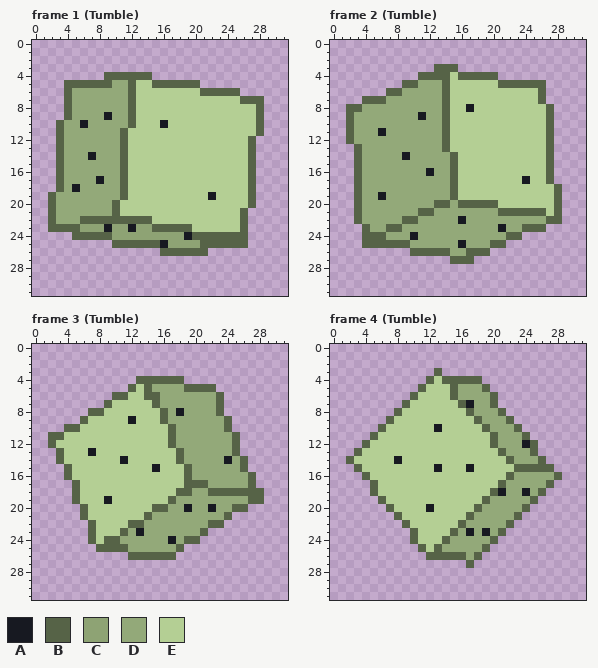
File history of a pixel-art file, assets/source/aseprite/rolls/lucky_d6.aseprite. The picture above is the old version.
32x32 pixels, 24 frames. Colours within 5 levels of each other are drawn and written as one. Shown: frame 1 (Tumble), frame 2 (Tumble), frame 3 (Tumble), frame 4 (Tumble). The commit also changed other frames, which this record leaves out.
Palette (. is transparent): A #171921  B #566347  C #8ea374  D #93a979  E #b4cf94
Pixels before, frame 1 (Tumble), first column x 2:
 4 .......BBBBBB..............
 5 ..BBBBBBDDBEEBBBBBB........
 6 ..BDDDDDDDBEEEEEEEEBBBBB...
 7 ..BDDDDDDDBEEEEEEEEEEEEEBBB
 8 ..BDDDDDDDBEEEEEEEEEEEEEEEB
 9 ..BDDDDADDBEEEEEEEEEEEEEEEB
10 .BDDADDDDDBEEEAEEEEEEEEEEEB
11 .BDDDDDDDBEEEEEEEEEEEEEEEEB
12 .BDDDDDDDBEEEEEEEEEEEEEEEB.
13 .BDDDDDDDBEEEEEEEEEEEEEEEB.
14 .BDDDADDDBEEEEEEEEEEEEEEEB.
15 .BDDDDDDDBEEEEEEEEEEEEEEEB.
16 .BDDDDDDDBEEEEEEEEEEEEEEEB.
17 .BDDDDADDBEEEEEEEEEEEEEEEB.
18 .BDADDDDDBEEEEEEEEEEEEEEEB.
19 BDDDDDDDDBEEEEEEEEEEAEEEEB.
20 BDDDDDDDBEEEEEEEEEEEEEEEEB.
21 BDDDDDDDBEEEEEEEEEEEEEEEB..
22 BDDDBBBBBBBBBEEEEEEEEEEEB..
23 BBBBCCCACCACCBBBBBEEEEEEB..
24 ...BBBBBCCCCCCCCCABBBBBBB..
25 ........BBBBBBACCCCBBBBBB..
26 ..............BBBBBB.......
Pixels before, frame 2 (Tumble), first column x 2:
 3 ...........BBB.............
 4 .........BBBBEBBBBB........
 5 .......BBDDDBEEEEEEBBBBBB..
 6 .....BBDDDDDBEEEEEEEEEEEB..
 7 ..BBBDDDDDDDBEEEEEEEEEEEB..
 8 BBDDDDDDDDDDBEEAEEEEEEEEEB.
 9 BDDDDDDDDADDBEEEEEEEEEEEEB.
10 BDDDDDDDDDDDBEEEEEEEEEEEEB.
11 BDDDADDDDDDDBEEEEEEEEEEEEB.
12 BDDDDDDDDDDDBEEEEEEEEEEEEB.
13 .BDDDDDDDDDDBEEEEEEEEEEEEB.
14 .BDDDDDADDDDDBEEEEEEEEEEEB.
15 .BDDDDDDDDDDDBEEEEEEEEEEEB.
16 .BDDDDDDDDADDBEEEEEEEEEEEB.
17 .BDDDDDDDDDDDBEEEEEEEEAEEB.
18 .BDDDDDDDDDDDBEEEEEEEEEEEEB
19 .BDDADDDDDDDDBEEEEEEEEEEEEB
20 .BDDDDDDDDDBBDBBBBBEEEEEEEB
21 .BDDDDDDDBBDDDDDDDDBBBBBBEB
22 .BDDDDDBBDDDDDADDDDDDDDDDBB
23 ..BDDBBDDDDDDDDDDDDADDBBB..
24 ..BBBDDDADDDDDDDDDDDBB.....
25 ..BBBBBBDDDDDDADDDBB.......
26 ........BBBBBDDBBB.........
27 .............BBB...........
Pixels before, frame 3 (Tumble), first column x 2:
 4 ...........BBBBBB..........
 5 ..........BEBDDDDBBBB......
 6 ........BBEEBBDDDDDDDB.....
 7 .......BEEEEEBDDDDDDDB.....
 8 .....BBEEEEEEEBDADDDDB.....
 9 ....BEEEEEAEEEBDDDDDDDB....
10 ..BBEEEEEEEEEEEBDDDDDDB....
11 BBEEEEEEEEEEEEEBDDDDDDDB...
12 BEEEEEEEEEEEEEEBDDDDDDDB...
13 .BEEEAEEEEEEEEEEBDDDDDDB...
14 .BEEEEEEEAEEEEEEBDDDDDADB..
15 ..BEEEEEEEEEEAEEEBDDDDDDB..
16 ..BEEEEEEEEEEEEEEBDDDDDDDB.
17 ...BEEEEEEEEEEEEEBBBDDDDDB.
18 ...BEEEEEEEEEEEEBBDDBBBBBBB
19 ...BEEEAEEEEEEEBDDDDDDDDDBB
20 ....BEEEEEEEEBBDDADDADDBB..
21 ....BEEEEEEEBDDDDDDDDDB....
22 .....BEEEEBBDDDDDDDDBB.....
23 .....BEEEBDADDDDDDDB.......
24 .....BEBBDDDDDDADBB........
25 ......BBBBDDDDDDB..........
26 ..........BBBBBB...........
Pixels before, frame 4 (Tumble), first column x 2:
 3 ...........B...............
 4 ..........BEBBBBB..........
 5 .........BEEEBDDDB.........
 6 ........BEEEEBDDDDB........
 7 .......BEEEEEEBADDB........
 8 ......BEEEEEEEEBDDDB.......
 9 .....BEEEEEEEEEEBDDDB......
10 ....BEEEEEEAEEEEEBDDDB.....
11 ...BEEEEEEEEEEEEEEBDDDB....
12 ..BEEEEEEEEEEEEEEEBDDDAB...
13 .BEEEEEEEEEEEEEEEEEBDDDB...
14 BEEEEEAEEEEEEEEEEEEEBDDDB..
15 .BEEEEEEEEEAEEEAEEEEEBBBBB.
16 ..BEEEEEEEEEEEEEEEEEBDDDDDB
17 ...BEEEEEEEEEEEEEEEBDDDDDB.
18 ...BEEEEEEEEEEEEEEBADDADB..
19 ....BEEEEEEEEEEEEBDDDDDB...
20 .....BEEEEAEEEEEBDDDDDB....
21 ......BEEEEEEEEBDDDDDB.....
22 .......BEEEEEEBDDDDDB......
23 ........BEEEEBDADADB.......
24 ........BEEEBDDDDDB........
25 .........BEBDDDDDB.........
26 ..........BBBBBDB..........
27 ...............B...........
After the commit:
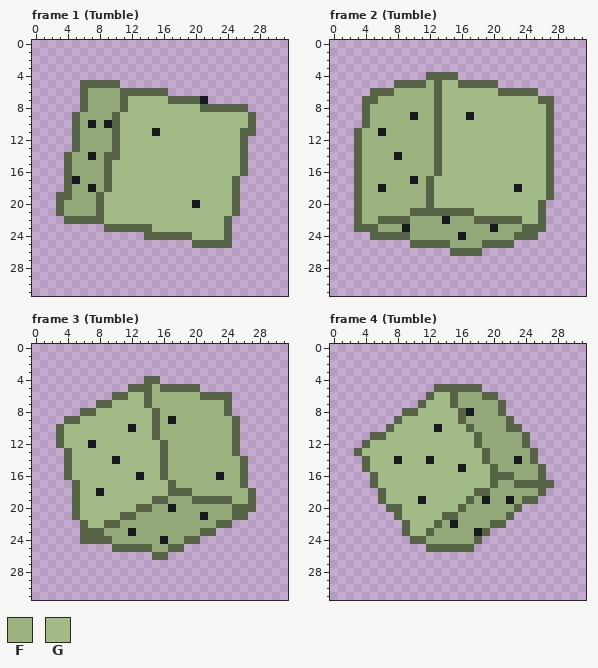
Colours new in this view: F #9cb380  G #a2ba85
Edits made:
Changed rows in their new state; - is an unchanged pixel.
Frame 1 (Tumble):
first column x 2:
 4 -------......--------------
 5 --..----B..........--------
 6 --..B----B-BBBB.........---
 7 --..B----BGGGGGBBBBA.......
 8 --..B----BGGGGGGGGGBBBBBB..
 9 --.B---DBGGGGGGGGGGGGGGGGB.
10 -..BDA-ABGGGGGGGGGGGGGGGGB.
11 -..B----BGGGGAGGGGGGGGGGBB.
12 -..B----BGGGGGGGGGGGGGGGB.-
13 -..B----BGGGGGGGGGGGGGGGB.-
14 -.B----BBGGGGGGGGGGGGGGGB.-
15 -.B----BGGGGGGGGGGGGGGGGB.-
16 -.B----BGGGGGGGGGGGGGGGGB.-
17 -.BA--DBGGGGGGGGGGGGGGGB..-
18 -.BD-A-BGGGGGGGGGGGGGGGB..-
19 .BB---BGGGGGGGGGGGGGGGGB..-
20 .B----BGGGGGGGGGGGAGGGGB..-
21 .B----BGGGGGGGGGGGGGGGGB.--
22 ..BB---GGGGGGGGGGGGGGGB..--
23 .......BBBBBBGGGGGGGGGB..--
24 ---.........BBBBBBGGGG-..--
25 --------..........B----..--
26 --------------......-------
Frame 2 (Tumble):
first column x 2:
 3 -----------...-------------
 4 ---------.---B.....--------
 5 ------B--BFBGGBBBBB......--
 6 ---BB-FFFFFBGGGGGGGBBBBB.--
 7 ----FFFFFFFBGGGGGGGGGGGG-B-
 8 ..BFFFFFFFFBGGGGGGGGGGGGG--
 9 ..BFFFFFAFFBGGGAGGGGGGGGG--
10 ..BFFFFFFFFBGGGGGGGGGGGGG--
11 .BFF-FFFFFFBGGGGGGGGGGGGG--
12 .BFFFFFFFFFBGGGGGGGGGGGGG--
13 --FFFFFFFFFBGGGGGGGGGGGGG--
14 --FFFFAFFFFBGGGGGGGGGGGGG--
15 --FFFFFFFFFBGGGGGGGGGGGGG--
16 --FFFFFFFFFBGGGGGGGGGGGGG--
17 --FFFFFFAFBGGGGGGGGGGGGGG--
18 --FFAFFFFFBGGGGGGGGGGAGGGB.
19 --FFFFFFFFBGGGGGGGGGGGGGGB.
20 --FFFFFFFFBGGGGGGGGGGGGGB..
21 --FFFFFFB--BBBBBGGGGGGGG-..
22 --FFBBB-D---A-D-BBBBBBGGB..
23 -B-B-DDA----------AD-------
24 --.--BBBD-----A-----D-BB---
25 --......BBBBB-D--B--B------
26 --------.....BB--.---------
27 -------------...-----------
Frame 3 (Tumble):
first column x 2:
 4 -----------.--...----------
 5 -----------B-FBBB--..------
 6 ----------GG-FFFFFFBB-B----
 7 ------B-GGGGBFFFFFFFFFB----
 8 ----B-GGGGGGGBFFFFFFFFB----
 9 --BBGGGGGGGGGBFAFFFFFFFB---
10 -BGGGGGGGGAGGBFFFFFFFFFB---
11 .-GGGGGGGGGGGBFFFFFFFFF----
12 .BGGGAGGGGGGGGBFFFFFFFF----
13 -.BGGGGGGGGGGGBFFFFFFFF----
14 -.BGGGGGAGGGGGBFFFFFFFFF---
15 ---GGGGGGGGGGGBFFFFFFFFF---
16 ---GGGGGGGGAGGBFFFFFFAFFB.-
17 ----GGGGGGGGGGGBFFFFFFFFB.-
18 ----GGAGGGGGGGGB--FFFFFFF-.
19 ----GGGGGGGGGBBD--BBBBBFF-.
20 ---BGGGGGGGBBDDA-D--D----B-
21 ---BGGGGGBBDD------A--DBB--
22 ----BGGBBDDD--------D-B----
23 ----B-BDDDAD--------B------
24 ----B-B-D-----AD-----------
25 ------..--BBB--B-----------
26 ----------...--.-----------
Frame 4 (Tumble):
first column x 2:
 3 -----------.---------------
 4 ----------.......----------
 5 ---------..BB-BBB.---------
 6 --------..BGG----B---------
 7 -------..BGGGBDD--DB-------
 8 ------.BBGGGGGBA-----------
 9 -----.BGGGGGGGBDD----------
10 ----.BGGGGG-GGGBDD--B------
11 ----BGGGGGGGGGGGBDD--------
12 ---GGGGGGGGGGGGGBDD---B.---
13 --GGGGGGGGGGGGGGGBDD-------
14 ..BGGG-GGGAGGGGGGBDDDA-B.--
15 -.BGGGGGGGGGGGAGGGBDDDDD-.-
16 --.BGGGGGGGGGGGGGGBB----B..
17 ----GGGGGGGGGGGGGGBD-BBBB--
18 ---.BGGGGGGGGGGGBBDD--D----
19 -----GGGGAGGGGGBDA--A-B----
20 ------BGGGGGGGBDD----B.----
21 -------GGGGGBBDD----B.-----
22 --------GGGBDAD---BB.------
23 -------BGGBDDD-DAB..-------
24 ---------BDDD---B..--------
25 ---------.B-BBBB..---------
26 ----------.......----------
27 ---------------.-----------
Changed places in both pictures, as pixel boxes (x1, y1, x2, y2):
changed: (48, 72, 264, 256)
changed: (346, 64, 562, 264)
changed: (48, 376, 264, 560)
changed: (346, 368, 562, 568)
